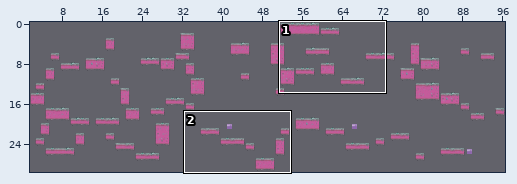
A Tiled map gets an edit: res/maps/map-a3.tmx. Above, an overview of the earlier version with the close-up marked.
Close-up. The starting point:
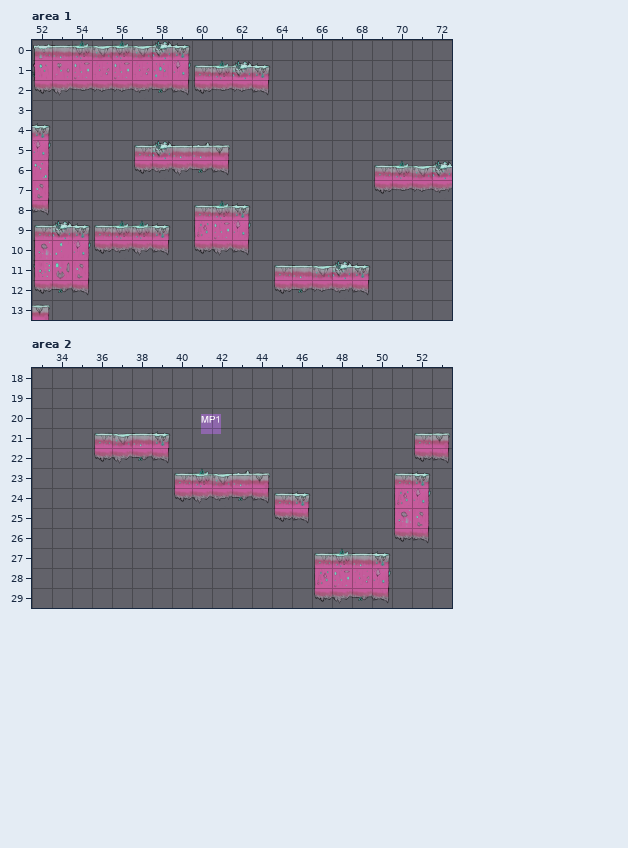
Cells are 64x64 px. Shown: area 1 x 52..72, y 0..13; area 2 x 33..53, y 18..29. The commit also changed other parts of the map, which this record leaves out.
The result:
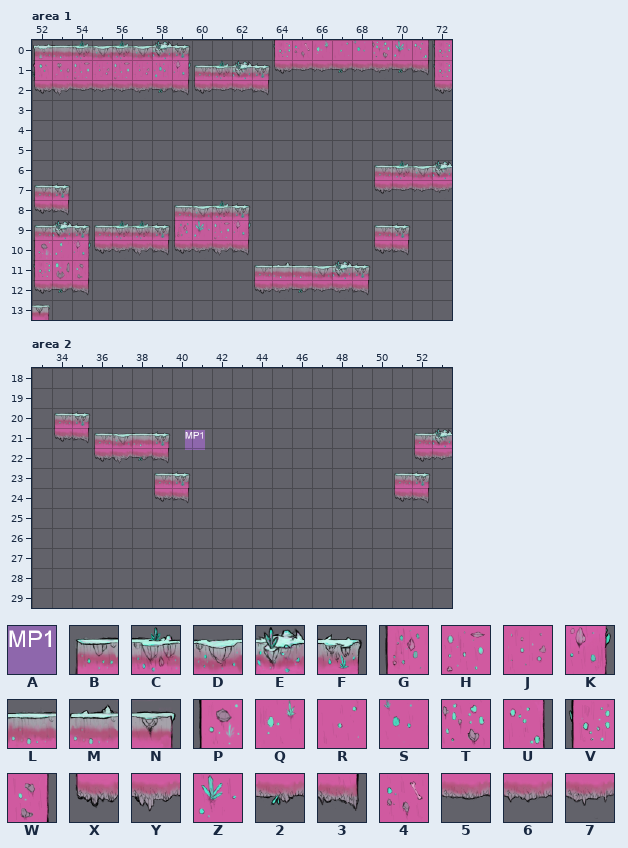
Key: from "moving_platform": A 0 "bigPlatform"; from "tiledmap_final": B 6, C 7, D 8, E 9, F 10, G 31, H 32, J 33, K 35, L 55, M 61, N 62, P 104, Q 106, R 107, S 108, T 109, U 112, V 129, W 137, X 154, Y 155, Z 158, 2 161, 3 162, 4 182, 5 207, 6 208, 7 209.
_ is an empty cell, . an unchanged one.
Objects are placed by their top-left corner, in cells (3,4 is the top-left corner of cell 3,4); size is 1x1 cell unless given.
Edits made:
--- layer "main", area 1
@@ x 64..72 @@
- 0 _________
- 1 _________
- 2 ........_
+ 0 V4QRSTZUV
+ 1 X5626723V
+ 2 ........X
@@ x 52..70 @@
- 4 F..................
- 5 K....BELMN.........
- 6 U....X7Y23.........
- 7 W_.................
- 8 3_....._B..........
- 9 ......._G........__
-10 ......._X........__
-11 ..........._B......
-12 ..........._X......
+ 4 _..................
+ 5 _...._____.........
+ 6 _...._____.........
+ 7 BF.................
+ 8 X3.....BD..........
+ 9 .......GZ........BF
+10 .......X7........X3
+11 ...........BM......
+12 ...........X7......
--- layer "main", area 2
@@ x 34..53 @@
-20 __..................
-21 __.................N
-22 ...................3
-23 ....._BCDMN.........
-24 ....._XY723BF....GK.
-25 ...........X3....PW.
-26 .................X3.
-27 .............BCLF...
-28 .............GHJK...
-29 .............XY23...
+20 BF..................
+21 X3.................E
+22 ...................6
+23 .....BF____.........
+24 .....X3______....X3.
+25 ...........__....__.
+26 .................__.
+27 .............____...
+28 .............____...
+29 .............____...
--- layer "object", area 2
-A "mp1" at 41.5,20.3
+A "mp1" at 40.6,21.1
